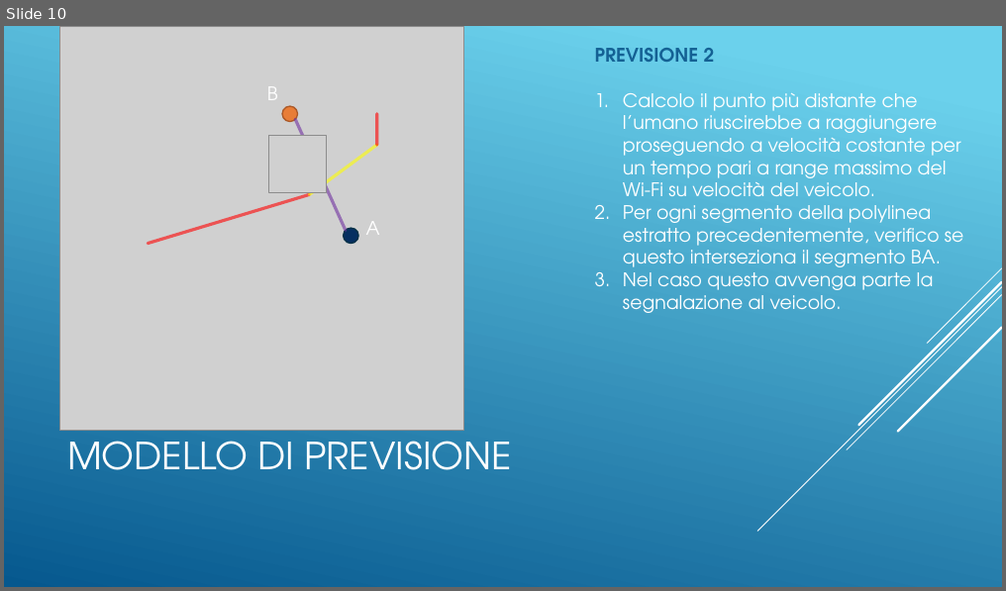
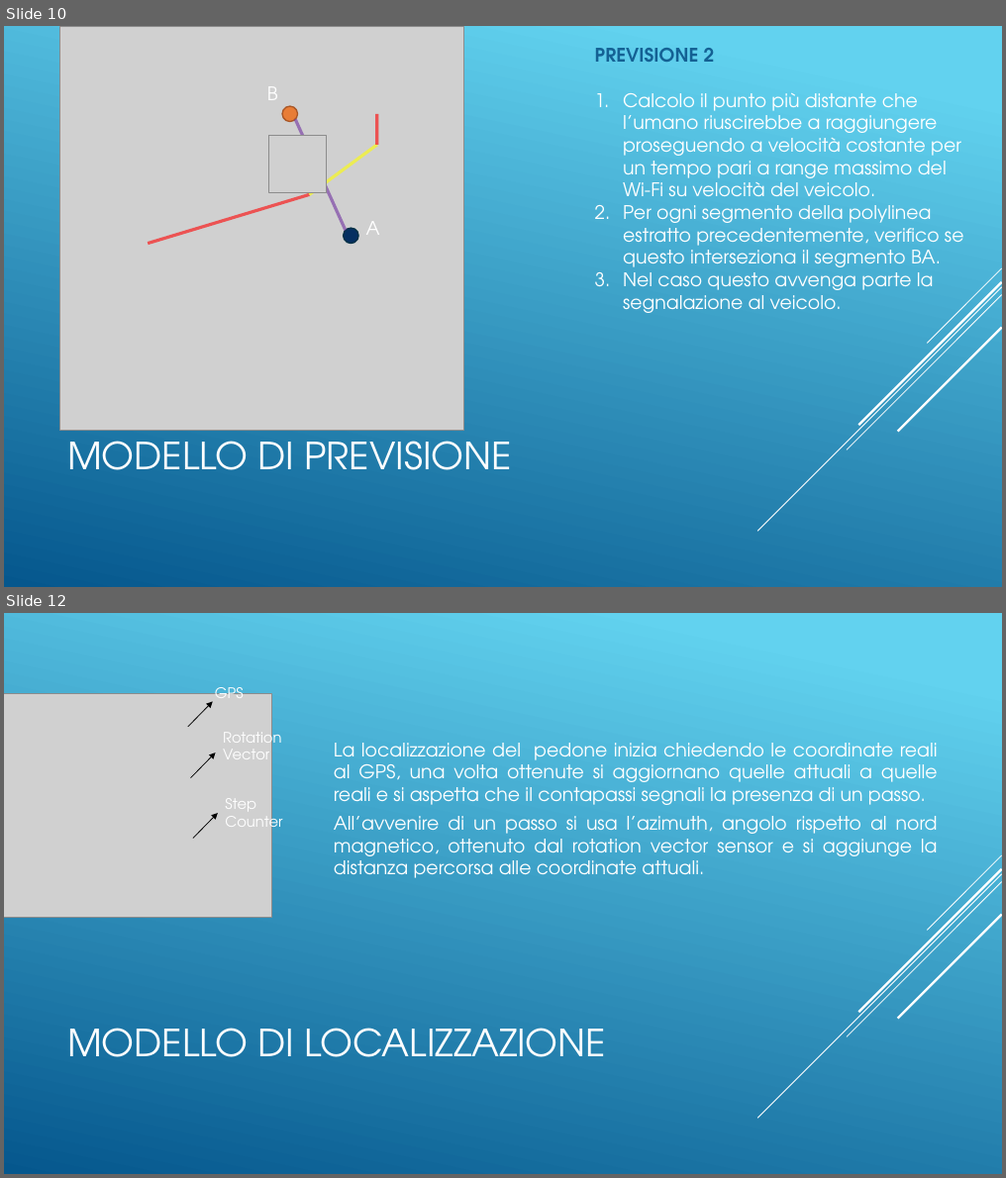
Before and after one commit to Siber93/CarAlertSystem, a slide deck: doc/Vehicles_VS_Humans.pptx. Shown one above the other, each under a label of ours: slide 10 before the commit, slides 10 and 12 after it; the slides between them are not shown. The pictures are 1006x591 and 1006x1178 pixels, drawn with LibreOffice and Linux fonts; fonts in the diff are those of the drawing; grey boxes stand for pictures. Boxes give left, top, right and bottom in pixels: in the first picture for what was removed or moved away, otherwise in the second. Text is boxed around its words. In the diff, an @@ line names an element or a change of style, - is before the commit and + after.

```diff
--- a/doc/Vehicles_VS_Humans.pptx
+++ b/doc/Vehicles_VS_Humans.pptx
@@ slide 12 added at bbox=[4, 613, 1002, 1174], background gradient #62D2EF to #05578D; not listed: 5 template elements that a slide beside it also shows @@
@@ picture added at bbox=[4, 694, 272, 917] @@
@@ arrow added from (188, 727) to (213, 701), #000000 0.75 pt @@
@@ text added at bbox=[215, 682, 244, 698], 14 pt, text #FFFFFF @@
+GPS
@@ text added at bbox=[223, 727, 282, 760], 14 pt, text #FFFFFF @@
+Rotation Vector
@@ arrow added from (190, 777) to (215, 753), #000000 0.75 pt @@
@@ text added at bbox=[334, 743, 938, 878], 18 pt, text #FFFFFF @@
+La localizzazione del pedone inizia chiedendo le coordinate reali al GPS, una volta ottenute si aggiornano quelle attuali a quelle reali e si aspetta che il contapassi segnali la presenza di un passo.
+All’avvenire di un passo si usa l’azimuth, angolo rispetto al nord magnetico, ottenuto dal rotation vector sensor e si aggiunge la distanza percorsa alle coordinate attuali.
@@ arrow added from (193, 839) to (218, 813), #000000 0.75 pt @@
@@ text added at bbox=[225, 798, 282, 835], 14 pt, text #FFFFFF @@
+Step Counter
@@ title added at bbox=[67, 1028, 606, 1058], 36 pt, text #FFFFFF @@
+MODELLO DI LOCALIZZAZIONE
@@ slide 10 changed as well @@
@@ background gradient #6ED2EB to #06588E to gradient #62D2EF to #05578D @@
```
Also in this commit, not shown: 11 other slides changed, 4 other slides added, 2 slides removed.
